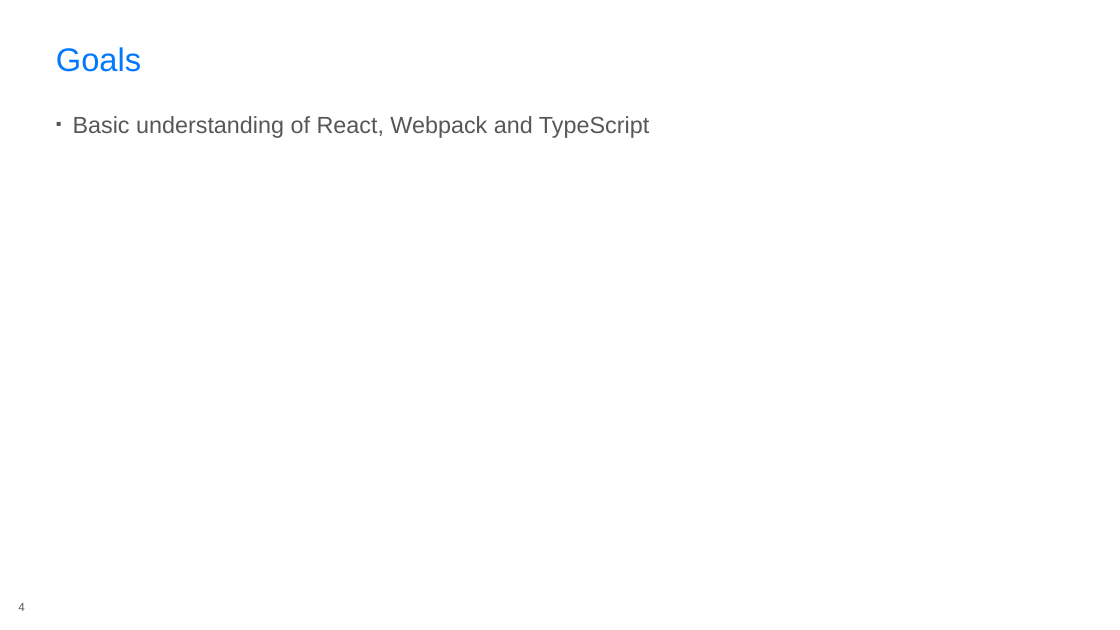
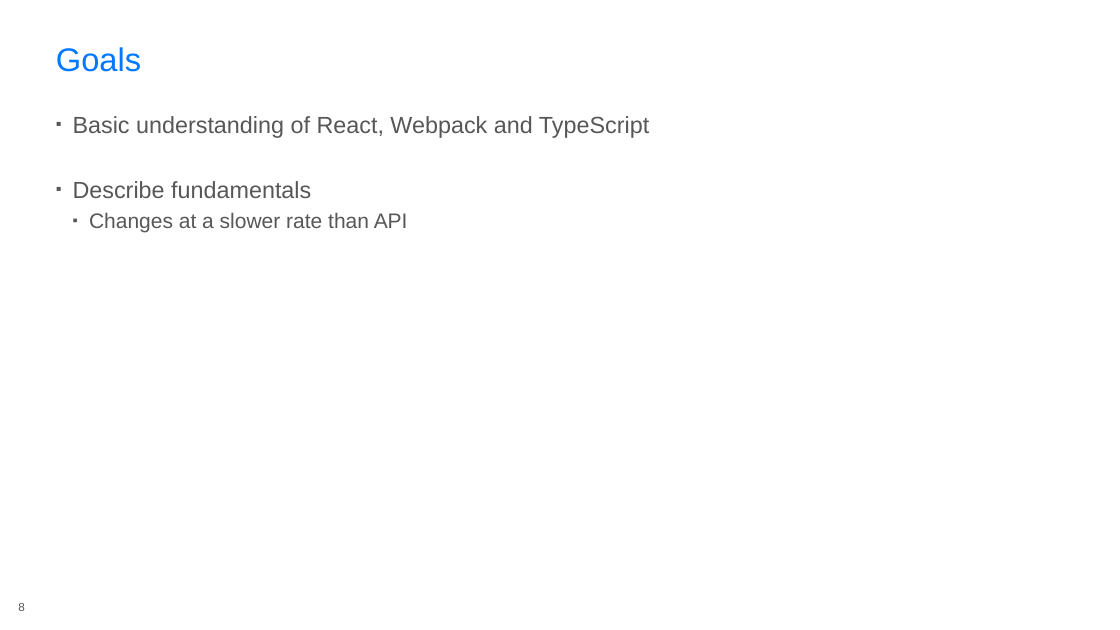
Before and after one commit to rasmuskl/react-webpack-typescript, a slide deck: slide 8 of _notes/Presentation.pptx (slide 4 before the commit). Drawn at 1120x630 pixels with LibreOffice and Linux fonts; fonts in the diff are those of the drawing; background and template pictures are left out. Boxes give left, top, right and bottom in pixels: in the first picture for what was removed or moved away, otherwise in the second. Text is boxed around its words. In the diff, an @@ line names an element or a change of style, - is before the commit and + after.

```diff
--- a/_notes/Presentation.pptx
+++ b/_notes/Presentation.pptx
@@ text at [73, 181, 408, 232]: paragraphs added @@
+▪ Describe fundamentals
+  ▪ Changes at a slower rate than API
@@ page number at [18, 603, 24, 611]: text changed @@
-4
+8
```
Also in this commit, not shown: 1 other slide changed, 5 slides added, 2 slides removed, 5 other files.
